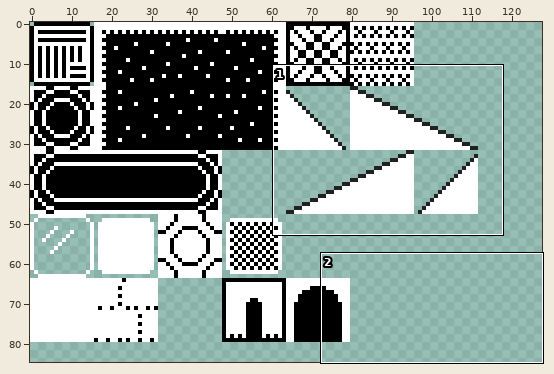
One commit to this sprite sheet: files/testapp/world_sprites.png. The first picture is a wide view before the edit; the outline marks the close-up.
Close-up. Before the edit:
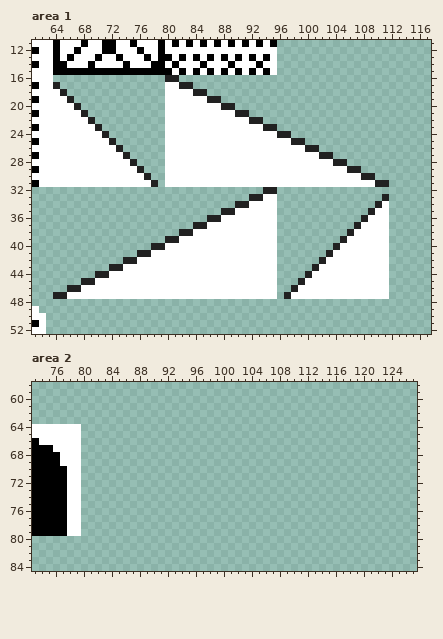
The file is 128x128 pixels. Shown: area 1: x 61..117, y 11..52; area 2: x 73..127, y 58..84. The wide view leaves out empty margins.
After:
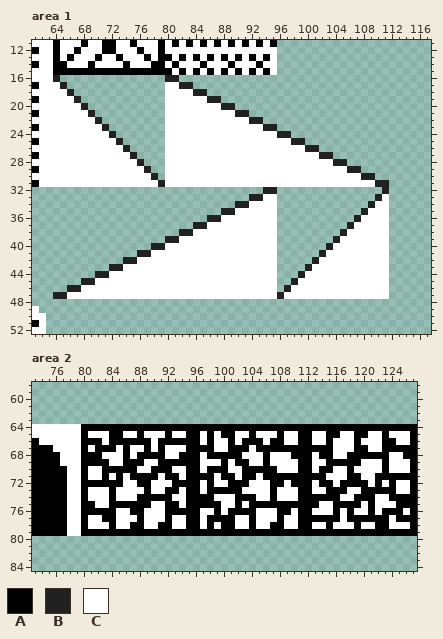
Palette (. is transparent): A #000000  B #212121  C #ffffff
Changes in this commit:
Changed rows in their new state; - is an unchanged pixel.
Area 1:
first column x 64:
16 B-----------------------------------------------
17 CB----------------------------------------------
18 -CB---------------------------------------------
19 --CB--------------------------------------------
20 ---CB-------------------------------------------
21 ----CB------------------------------------------
22 -----CB-----------------------------------------
23 ------CB----------------------------------------
24 -------CB---------------------------------------
25 --------CB--------------------------------------
26 ---------CB-------------------------------------
27 ----------CB------------------------------------
28 -----------CB-----------------------------------
29 ------------CB----------------------------------
30 -------------CB---------------------------------
31 --------------CB--------------------------------
32 -----------------------------------------------B
33 ----------------------------------------------BC
34 ---------------------------------------------BC-
35 --------------------------------------------BC--
36 -------------------------------------------BC---
37 ------------------------------------------BC----
38 -----------------------------------------BC-----
39 ----------------------------------------BC------
40 ---------------------------------------BC-------
41 --------------------------------------BC--------
42 -------------------------------------BC---------
43 ------------------------------------BC----------
44 -----------------------------------BC-----------
45 ----------------------------------BC------------
46 ---------------------------------BC-------------
47 --------------------------------BC--------------
Area 2:
first column x 80:
64 AAAAAAAAAAAAAAAAAAAAAAAAAAAAAAAAAAAAAAAAAAAAAAAA
65 ACCCAACCACCCACCAACACAACCACCCACCAACCAACCAACCACCCA
66 AAACAAAAAACAAAAAACACCACAAACAACCAACCACCCACCCAACCA
67 ACAAACACCACACCCAAAACCAAACAAAAAAAAAAACCCAACCAAAAA
68 AAACCCACAAAACCAAACAAAAACCCACCCAAACAACCAAAAAACCAA
69 AAAACCAAACCAAAAAACCCACAACCACCCCAACCAAAAACCCACCCA
70 ACCAAAAACCAAACCAACAAACCAAAAACCCAACAACCACCCCACCCA
71 ACCACACAAAACAACAAAACAACAACAAAAAAAAACCCAACCAAAAAA
72 AAAAAACCAACCCAAAACACCAAACCCAACAAACAACAAAACACACCA
73 ACCCACCCCACCAACAACAAAAACCCCACCCAACCAAACCAAAAACCA
74 ACCCACCCAAAAACCAAAACCCAAACCACCCAAAAAACCAAACCAAAA
75 AACCAAAAAACCAACAAAAACCACAAAAAAAAAACCAAAACACCCAAA
76 AAAAACCAACCCAAAAACCACAAAACCCAACAACCCACACCACAAACA
77 ACCAACCCACCCACCAACAAAACCACCCACCAAAAAACAAAAAACAAA
78 ACCCACCAACCAACCAACACAACCACCAACCAACCACCCACCAACCCA
79 AAAAAAAAAAAAAAAAAAAAAAAAAAAAAAAAAAAAAAAAAAAAAAAA
Changed places in both close-ups, as pixel boxes (x1, y1, x2, y2):
changed: (53, 75, 165, 187)
changed: (277, 187, 389, 299)
added: (81, 424, 417, 536)
